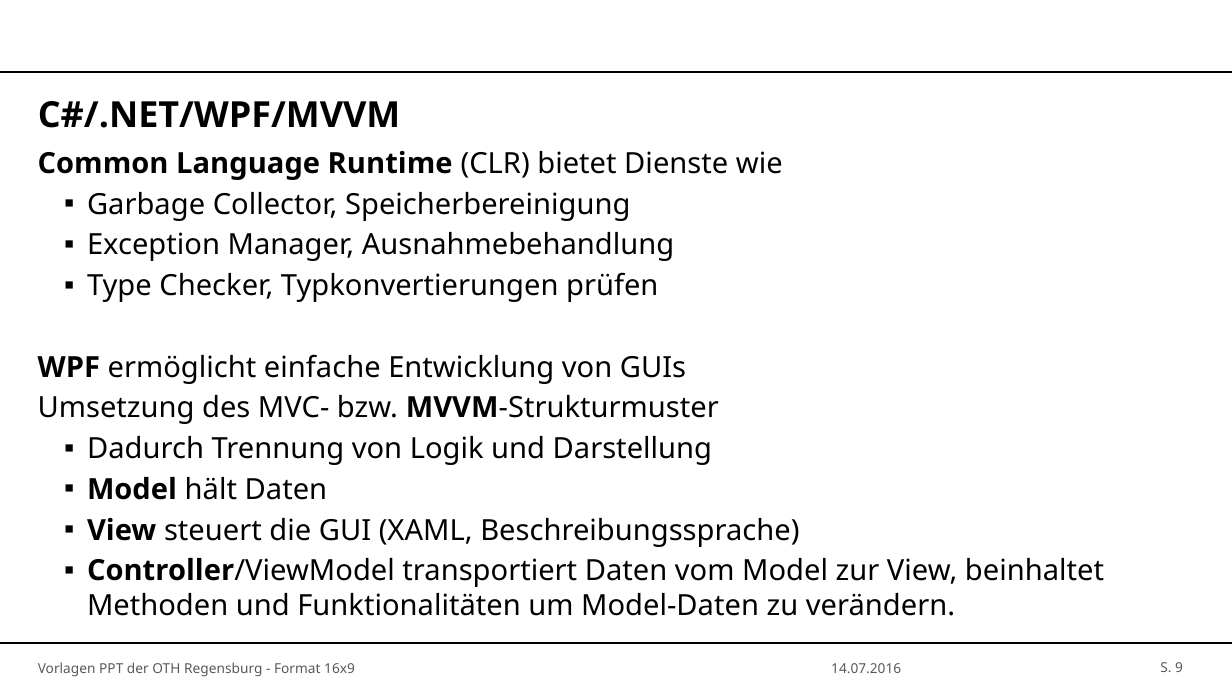
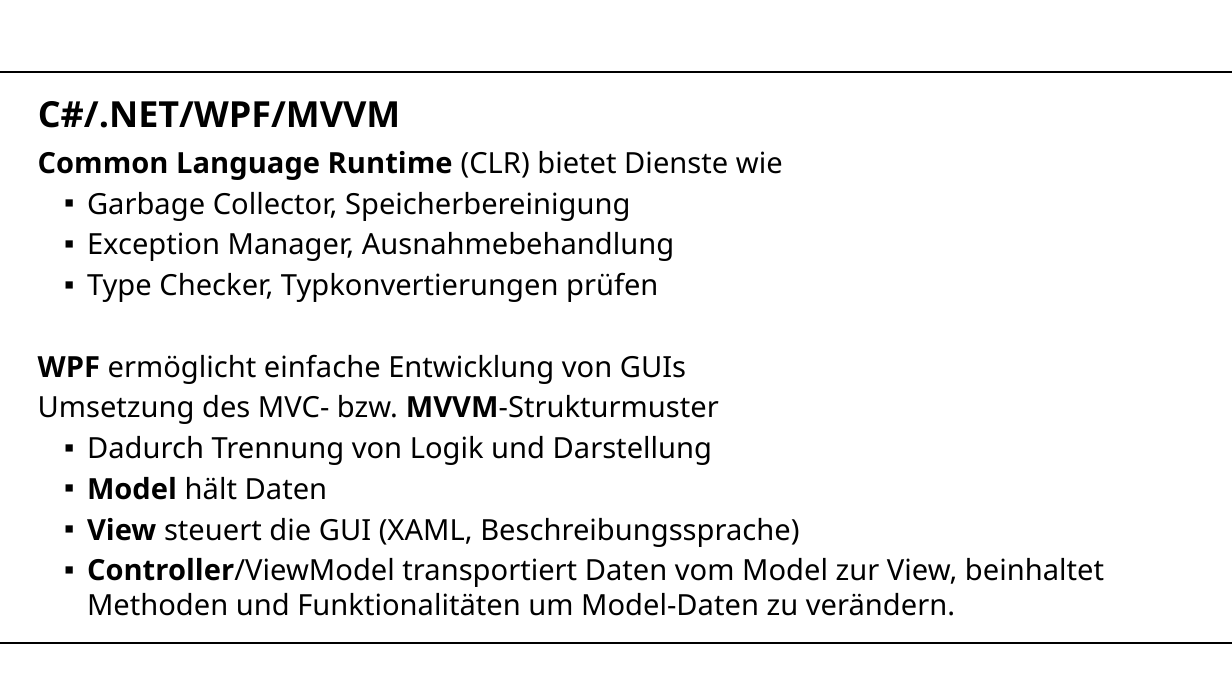
Before and after one commit to Eleanor1702/EmotionRecognition, a slide deck: slide 9 of documents/Präsentation/P2Präsentation.pptx. Drawn at 1232x693 pixels with LibreOffice and Linux fonts; fonts in the diff are those of the drawing; background and template pictures are left out. Boxes give left, top, right and bottom in pixels: in the first picture for what was removed or moved away, otherwise in the second. Text is boxed around its words. In the diff, an @@ line names an element or a change of style, - is before the commit and + after.

```diff
--- a/documents/Präsentation/P2Präsentation.pptx
+++ b/documents/Präsentation/P2Präsentation.pptx
@@ text removed at (38, 662, 355, 677) @@
-Vorlagen PPT der OTH Regensburg - Format 16x9
@@ text removed at (831, 663, 901, 673) @@
-14.07.2016
@@ page number removed at (1160, 662, 1183, 672) @@
-S. 9
```
Also in this commit, not shown: 2 other slides changed.
